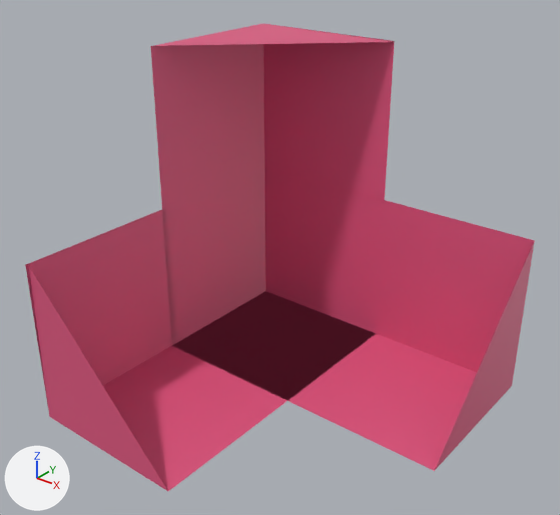
A saved change to the glTF model models/seperated_blocks/r5c5_body_pink.gltf.
Camera for both pictures: a 50 mm camera at (2.39, -3.06, 1.84) aimed at (-0.03, -0.04, -0.03). Arrows for +X, +Y and +Z are at lower left; the lights stay in place. Objects named as collision shapes, trigger or cutter boxes, shadow casters or lower levels of detail are left out. Where no turn or scale is listed for an object, it has been applied to the vertices. Vertices at the same position are counted once.

In view in the first picture: 'r5c5_body_pink'.
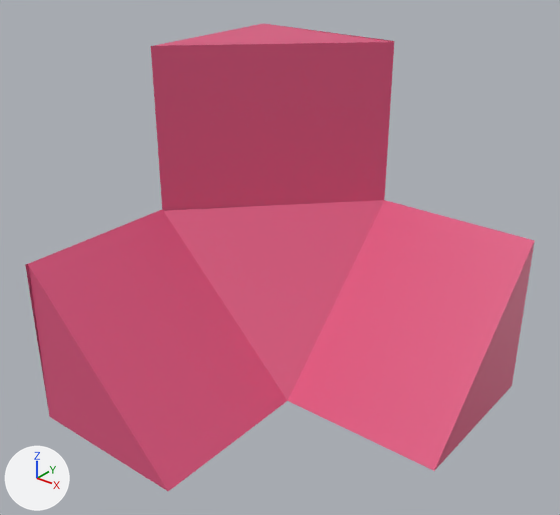
The change, as a diff of the scene's bpy script:
```diff
--- a/models/seperated_blocks/r5c5_body_pink.gltf.py
+++ b/models/seperated_blocks/r5c5_body_pink.gltf.py
@@ me_cube_674 @@
 # used by ob_r5c5_body_pink; location = (0.0, 0.0, 0.0)
 # verts and faces of me_cube_674; kept vertices keep their numbers, new ones are numbered from 21
 # before: 0 (-1.0, 1.0, -1.0) at pixel (265, 291), 1 (-1.0, 1.0, 0.0) at pixel (264, 167), 3 (1.0, 1.0, 0.0) at pixel (534, 240), 4 (-1.0, 0.0, -1.0) at pixel (171, 345), 5 (1.0, 0.0, -1.0) at pixel (434, 471)
 # before: 9 (-1.0, 1.0, 0.0) at pixel (264, 167), 10 (0.0, -1.0, -1.0) at pixel (168, 491), 11 (0.0, 1.0, -1.0) at pixel (376, 333), 15 (0.0, 1.0, -1.0) at pixel (376, 333), 16 (-1.0, 0.0, 1.0) at pixel (150, 46)
 # before: 17 (-1.0, 0.0, -1.0) at pixel (171, 345), 18 (-1.0, -0.98, 0.0) at pixel (27, 263), 19 (-1.0, 0.01, 1.0) at pixel (152, 45), 20 (0.0, 1.0, 1.0) at pixel (394, 41)
-me_cube_674.from_pydata(...)  # 21 vertices, 20 faces; spans x -1.0..1.0, y -1.0..1.0, z -1.0..1.0
+me_cube_674.from_pydata(...)  # 24 vertices, 29 faces; spans x -1.0..1.0, y -1.0..1.0, z -1.0..1.0
+# me_cube_674 part 1
+verts[21] = (0.0, 0.0, -1.0)  # pixel (287, 400)
+verts[22] = (0.0, 1.0, 0.0)  # pixel (384, 200)
+verts[23] = (-0.99, 0.0, -0.01)  # pixel (163, 210)
+faces += [(1, 5, 3), (0, 4, 1), (1, 4, 5), (9, 18, 10), (9, 10, 11), (15, 20, 17)]
+faces += [(16, 20, 19), (16, 17, 20), (21, 22, 23)]
 me_cube_674.materials.append(mat_material_001)
```

Location of each change, (x1, y1, x2, y2) in pixels of the pictures (560 x 515 px):
part 1 of me_cube_674, added (pink): after (28, 42, 535, 491)
